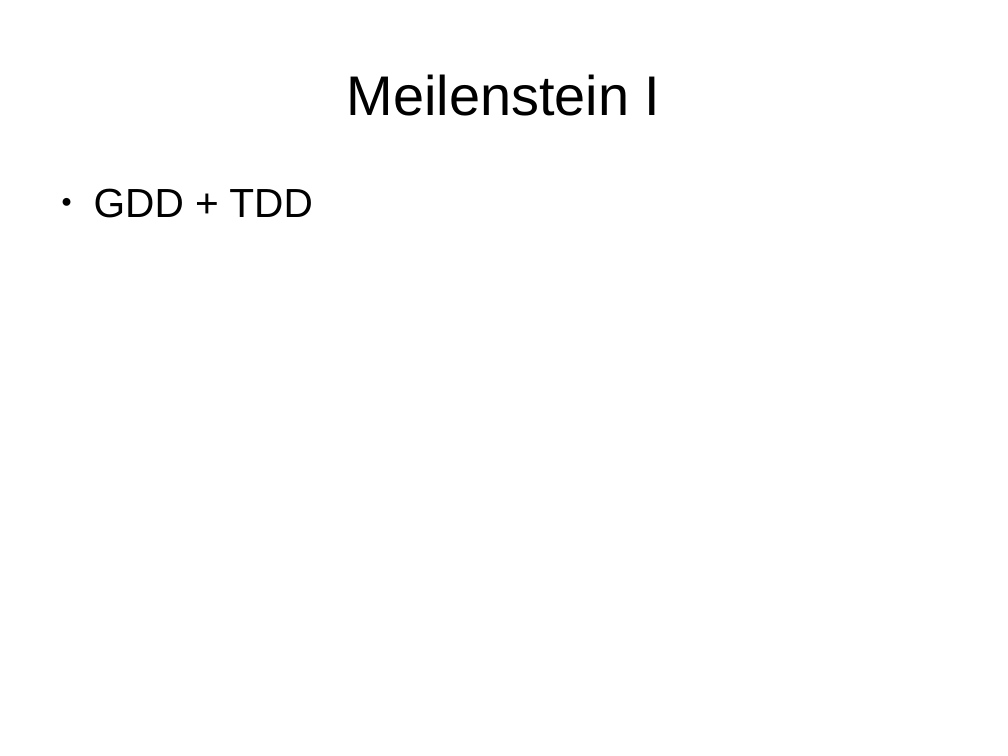
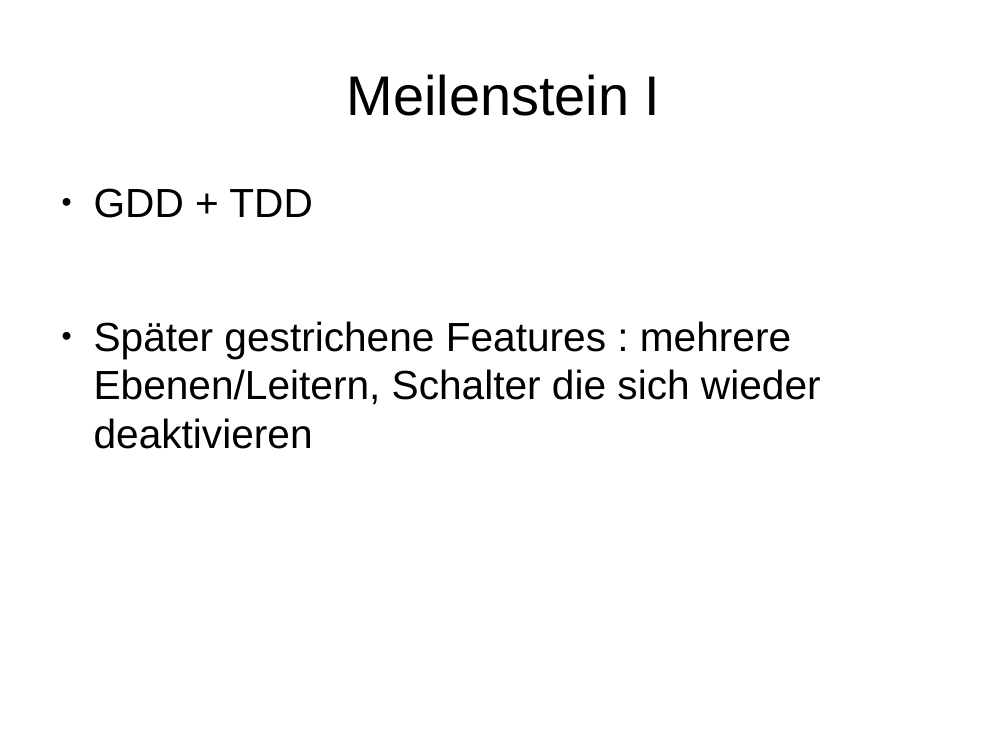
Before and after one commit to oOWenderOo/3DGameProject, a slide deck: slide 4 of Abschlusspräsentation/ProjektmanagementMeilensteine.odp (slide 2 before the commit). Drawn at 1008x756 pixels with LibreOffice and Linux fonts; fonts in the diff are those of the drawing. Boxes give left, top, right and bottom in pixels: in the first picture for what was removed or moved away, otherwise in the second. Text is boxed around its words. In the diff, an @@ line names an element or a change of style, - is before the commit and + after.

```diff
--- a/Abschlusspräsentation/ProjektmanagementMeilensteine.odp
+++ b/Abschlusspräsentation/ProjektmanagementMeilensteine.odp
@@ text at bbox=[94, 321, 821, 449]: paragraph added @@
+● Später gestrichene Features : mehrere Ebenen/Leitern, Schalter die sich wieder deaktivieren
```
Also in this commit, not shown: 1 other slide changed, 2 slides added.
